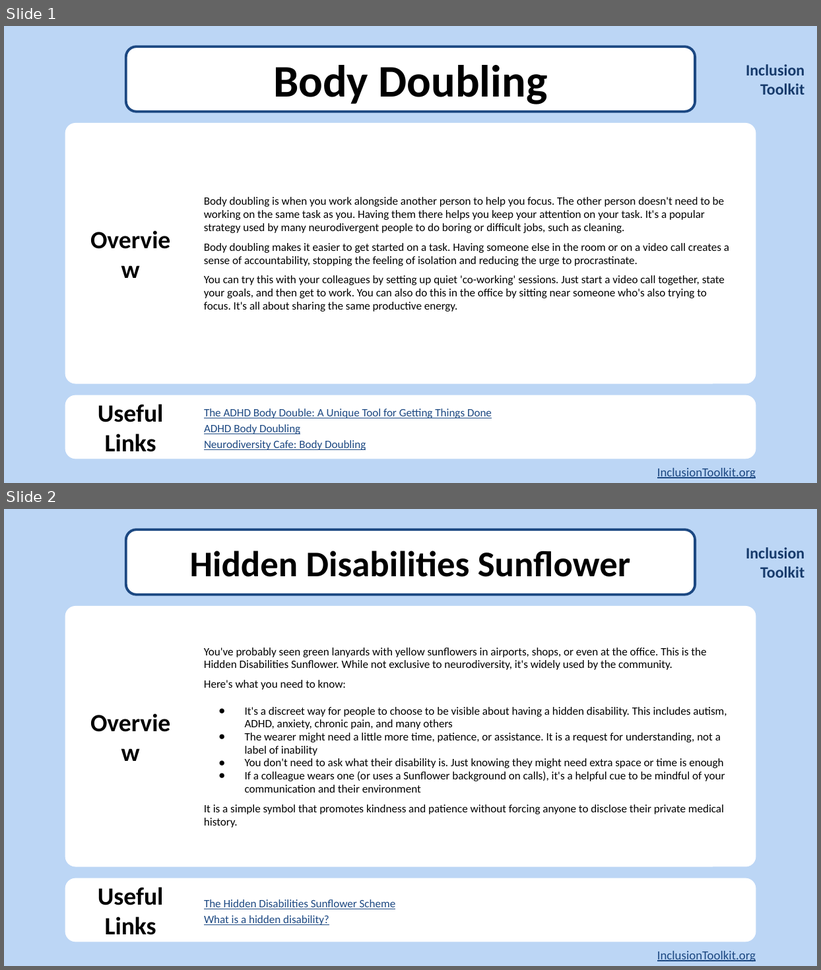
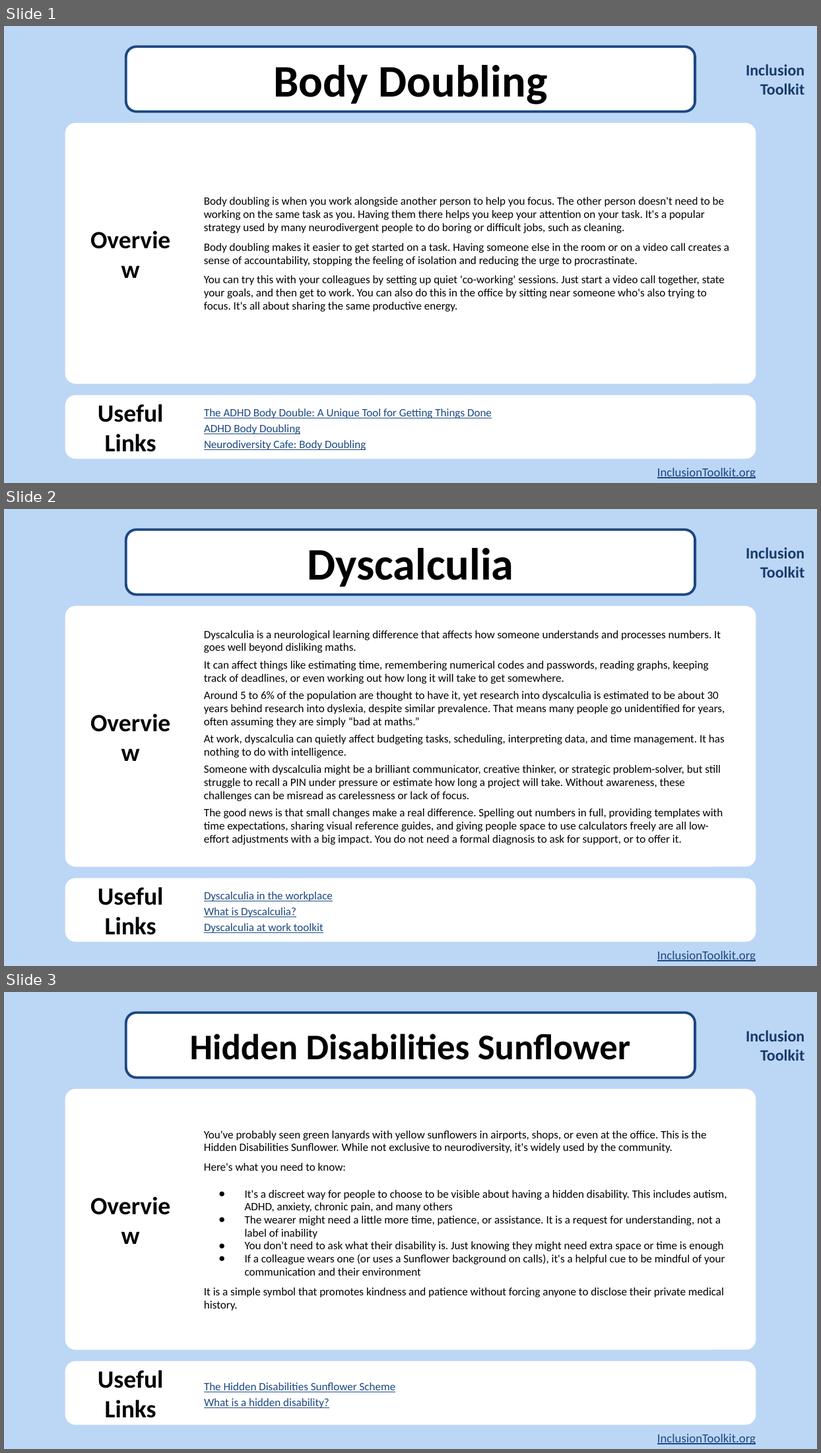
Before and after one commit to Abibubble/inclusion-toolkit, a slide deck: public/files/neurodiversity/highlights/neurodiversity-highlights-visual-summary.pptx. Shown one above the other, each under a label of ours: slides 1 and 2 before the commit, slides 1, 2 and 3 after it. The pictures are 821x970 and 821x1453 pixels, drawn with LibreOffice and Linux fonts; fonts in the diff are those of the drawing; background and template pictures are left out. Boxes give left, top, right and bottom in pixels: in the first picture for what was removed or moved away, otherwise in the second. Text is boxed around its words. In the diff, an @@ line names an element or a change of style, - is before the commit and + after.

Commit message:
Add the Dyscalculia neurodiversity highlight

```diff
--- a/public/files/neurodiversity/highlights/neurodiversity-highlights-visual-summary.pptx
+++ b/public/files/neurodiversity/highlights/neurodiversity-highlights-visual-summary.pptx
@@ slide 2 added at (x1=4, y1=509, x2=817, y2=966), background #BCD6F5; not listed: 2 template elements that a slide beside it also shows @@
@@ title added at (x1=307, y1=548, x2=514, y2=587), 40 pt, text #000000, bold @@
+Dyscalculia
@@ rounded rectangle added at (x1=65, y1=606, x2=756, y2=867), fill #FFFFFF @@
@@ text added at (x1=65, y1=606, x2=196, y2=867), 22 pt, text #000000, bold @@
+Overview
@@ text added at (x1=204, y1=630, x2=725, y2=845), 10 pt, text #000000 @@
+Dyscalculia is a neurological learning difference that affects how someone understands and processes numbers. It goes well beyond disliking maths.
+It can affect things like estimating time, remembering numerical codes and passwords, reading graphs, keeping track of deadlines, or even working out how long it will take to get somewhere.
+Around 5 to 6% of the population are thought to have it, yet research into dyscalculia is estimated to be about 30 years behind research into dyslexia, despite similar prevalence. That means many people go unidentified for years, often assuming they are simply “bad at maths.”
+At work, dyscalculia can quietly affect budgeting tasks, scheduling, interpreting data, and time management. It has nothing to do with intelligence.
+Someone with dyscalculia might be a brilliant communicator, creative thinker, or strategic problem-solver, but still struggle to recall a PIN under pressure or estimate how long a project will take. Without awareness, these challenges can be misread as carelessness or lack of focus.
+The good news is that small changes make a real difference. Spelling out numbers in full, providing templates with time expectations, sharing visual reference guides, and giving people space to use calculators freely are all low-effort adjustments with a big impact. You do not need a formal diagnosis to ask for support, or to offer it.
@@ rounded rectangle added at (x1=65, y1=878, x2=756, y2=941), fill #FFFFFF @@
@@ text added at (x1=98, y1=887, x2=163, y2=935), 22 pt, text #000000, bold @@
+Useful Links
@@ text added at (x1=204, y1=892, x2=333, y2=933), 10 pt, text #1C4882, underline @@
+Dyscalculia in the workplace
+What is Dyscalculia?
+Dyscalculia at work toolkit
@@ text added at (x1=657, y1=951, x2=756, y2=962), 11 pt, text #1C4882, underline @@
+InclusionToolkit.org
@@ what was slide 2 is now slide 3 @@
```
Also in this commit, not shown: 19 other files.
